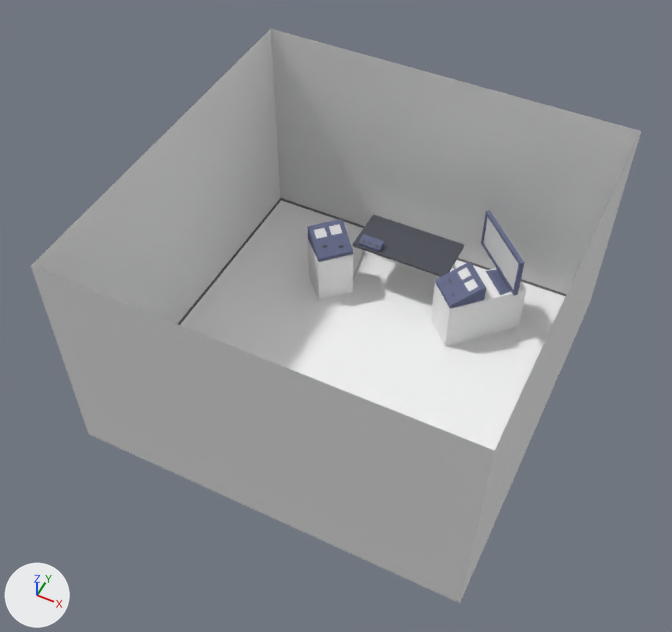
An edit to the Blender file 3d-models/experiment-control/labor_experiment.blend, drawn before and after from the same camera.
One viewpoint serves both versions: a 50 mm lens placed at (3.29, -6.62, 10.74), pointed at (-0.1, 0.16, 2.27). Lighting does not change. The marker at lower left points along +X, +Y and +Z.
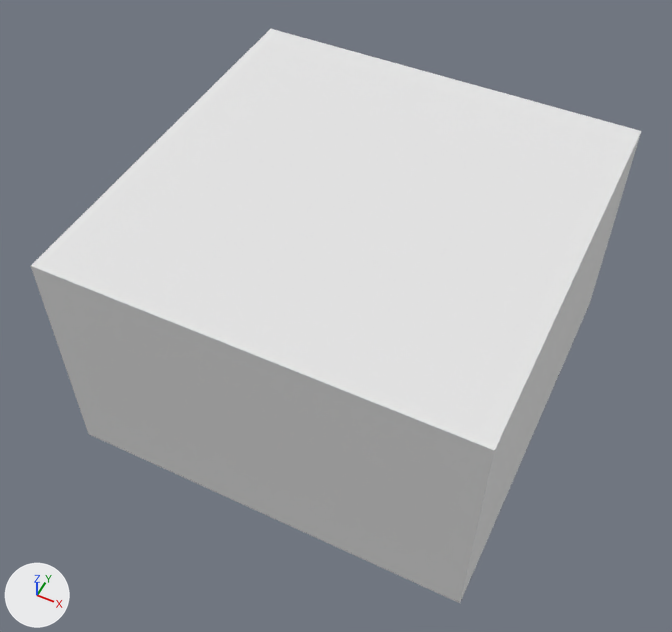
Pixel boxes [x1, y1, x2, y2] of what changed, in the pictures (672 x 632 px):
'Cube.005', shown
    after: [31, 29, 641, 450]
'Cube.009', deleted
    before: [353, 215, 464, 277]
'Cube.013', hidden
    before: [314, 228, 327, 239]
'Cube.014', hidden
    before: [329, 224, 342, 235]
'Cylinder.000', deleted
    before: [353, 250, 456, 282]
'Cube.010', unchanged, covered by the edit
    before: [180, 201, 565, 450]
'Cube.019', unchanged, covered by the edit
    before: [431, 268, 526, 346]

Patch to the scene script:
```diff
--- a/3d-models/experiment-control/labor_experiment.blend.py
+++ b/3d-models/experiment-control/labor_experiment.blend.py
@@ ob_cube_005 @@
 ob_cube_005.location = (-1.5, -1.0, 1.0)
-ob_cube_005.hide_set(True)
@@ ob_cube_009 @@
-ob_cube_009 = bpy.data.objects.new('Cube.009', me_cube_083)
-ob_cube_009.location = (-0.01, 2.22, 1.72)
-ob_cube_009.rotation_euler = (0.0, 0.0, -3.142)  # degrees (0, 0, -180)
@@ ob_cube_013 @@
 ob_cube_013.scale = (0.3, 0.3, 0.3)
+ob_cube_013.hide_set(True)
@@ ob_cube_014 @@
 ob_cube_014.scale = (0.3, 0.3, 0.3)
+ob_cube_014.hide_set(True)
@@ ob_cylinder_000 @@
-ob_cylinder_000 = bpy.data.objects.new('Cylinder.000', me_cylinder_009)
-ob_cylinder_000.location = (-0.01, 2.22, 1.0)
-ob_cylinder_000.rotation_euler = (0.0, 0.0, -3.142)  # degrees (0, 0, -180)
-_m = ob_cylinder_000.modifiers.new('Mirror', 'MIRROR')
-_m.use_axis = (True, True, False)
```
